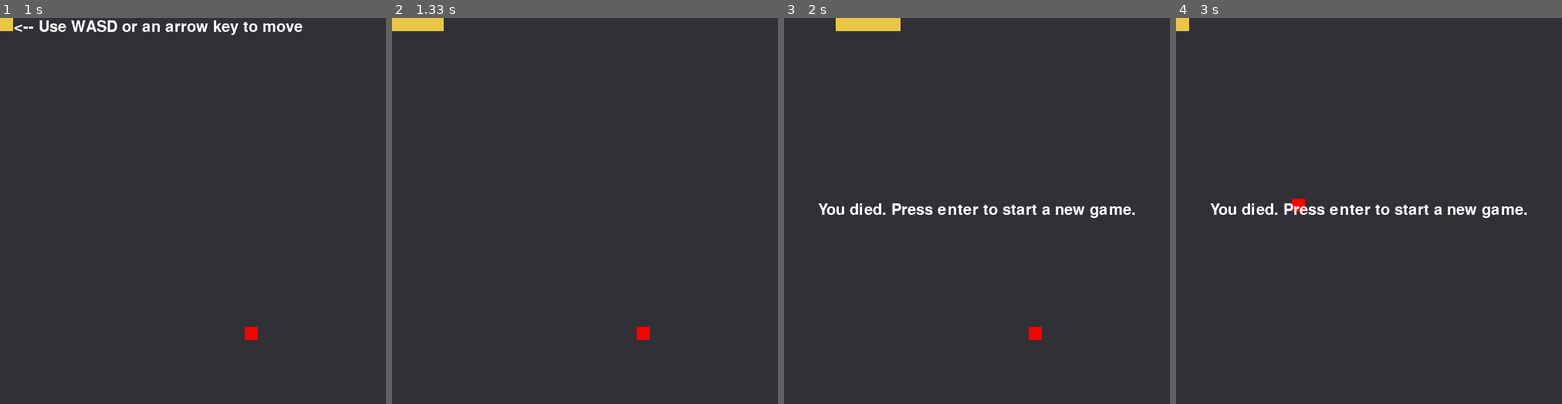
Above: before the commit, frames 1-4 (left to right).
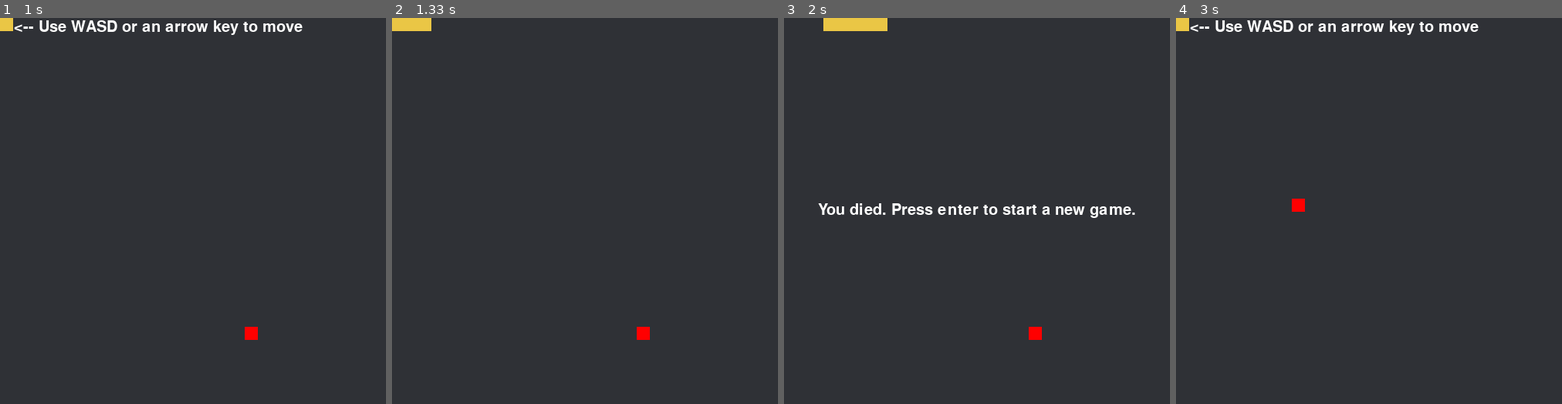
Above: after the commit, the same moments.

Repository: dmcdo/Pygame-Games
Game: pygame game, started from snake.py
The game is run twice, just before and just after one commit, with the same random seed, the same clock (stepped at 60 frames per second) and the same inputs.
Inputs:
- Up to frame 1 (1 s): tap A at 0.33 s; tap Enter at 0.67 s
- Up to frame 2 (1.33 s): hold Right from 1.17 s (still down)
- Up to frame 3 (2 s): release Right at 1.65 s; hold Up 1.68-1.98 s
- Up to frame 4 (3 s): tap Enter at 2.52 s; hold Left from 2.88 s (still down)

Frame 1 is identical in both runs. In frame 2, 0.1% of the frame differs, in the area x 10-14%, y 0-4%; in frame 3, 0.2%; in frame 4, 2.0%, in the area x 3-91%, y 0-52%.

Commit message:
sleep while waiting for input and welcome screen in tetris

Diff:
--- a/snake.py
+++ b/snake.py
@@ -81,6 +81,7 @@
                     if event.type == pygame.KEYDOWN and event.key in DIRMAP:
                         waiting = False
                         self.direction = DIRMAP[event.key][0]
+                time.sleep(self.speed)
 
             # Play the game
             msg_surface.fill(COLOR_BACKGROUND)
@@ -156,6 +157,7 @@
                     if event.key in DIRMAP and DIRMAP[event.key][1] != self.direction:
                         self.dirqueue.put_nowait(DIRMAP[event.key][0])
                         return
+            time.sleep(self.speed)
 
     def game_over(self):
         # Display game over message and wait for user to take action
@@ -170,6 +172,7 @@
                     self.sysexit()
                 if event.type == pygame.KEYDOWN and event.key == pygame.K_RETURN:
                     return
+            time.sleep(self.speed)
 
     # Calculate the next (x, y) position based on the current direction
     def next_xy(self):
--- a/tetris.py
+++ b/tetris.py
@@ -83,6 +83,7 @@
 
         # Loop gameplay until the player closes the window
         # Initialize grid
+        welcome = True
         while True:
             self.grid = self.grid = [
                 [None] * self.cols for _ in range(self.rows)
@@ -106,16 +107,37 @@
                         dx, dy, self.tile_length, self.tile_length)
 
             # Draw the board
-            self.draw_everything(init=True, resize=True)
+            self.draw_everything(init=True, resize=True, welcome=welcome)
             pygame.display.flip()
+
+            # Initial wait for user to start the game
+            if welcome:
+                welcome = False
+                new_game = False
+                while not new_game:
+                    frame_time = time()
+                    for event in pygame.event.get():
+                        if event.type == pygame.QUIT:
+                            self.sysexit()
+                        elif event.type == pygame.WINDOWRESIZED:
+                            self.draw_everything(resize=True, welcome=True, init=True)
+                            pygame.display.flip()
+                        elif event.type == pygame.KEYDOWN and event.key == pygame.K_RETURN:
+                            new_game = True
+                    delta = time() - frame_time
+                    if delta < FRAMERATE:
+                        sleep(FRAMERATE - delta)
+                self.draw_everything(init=True)
 
             # Start the game
             self.eventloop()
+
             self.draw_everything(gameover=True)
             pygame.display.flip()
 
             new_game = False
             while not new_game:
+                frame_time = time()
                 for event in pygame.event.get():
                     if event.type == pygame.QUIT:
                         self.sysexit()
@@ -124,6 +146,9 @@
                         pygame.display.flip()
                     elif event.type == pygame.KEYDOWN and event.key == pygame.K_RETURN:
                         new_game = True
+                delta = time() - frame_time
+                if delta < FRAMERATE:
+                    sleep(FRAMERATE - delta)
 
     # Main event loop. Will block until the game ends.
     def eventloop(self):
@@ -194,6 +219,7 @@
         pygame.display.flip()
 
         while True:
+            frame_time = time()
             for event in pygame.event.get():
                 if event.type == pygame.QUIT:
                     self.sysexit()
@@ -204,6 +230,9 @@
                     self.draw_everything()
                     pygame.display.flip()
                     return
+            delta = time() - frame_time
+            if delta < FRAMERATE:
+                sleep(FRAMERATE - delta)
 
     # Move the current tetramino in a given direction based on user input
 
@@ -469,7 +498,7 @@
                 self.draw(color=COLOR_SHADOW, y=self.lowest_y())
                 self.draw()
                 self.draw(next=True)
-            if kwargs.get('gameover'):
+            if kwargs.get('gameover') or kwargs.get('welcome'):
                 font1 = pygame.font.SysFont(
                     pygame.font.get_default_font(),
                     self.tile_length * 2
@@ -478,7 +507,11 @@
                     pygame.font.get_default_font(),
                     int(self.tile_length * 1.3)
                 )
-                s1 = font1.render("GAME OVER", True, COLOR_TEXT)
+                s1 = font1.render(
+                    "GAME OVER" if kwargs.get('gameover') else "WELCOME",
+                    True,
+                    COLOR_TEXT
+                )
                 s2 = font2.render("PRESS ENTER TO", True, COLOR_TEXT)
                 s3 = font2.render("START A NEW GAME", True, COLOR_TEXT)
 
